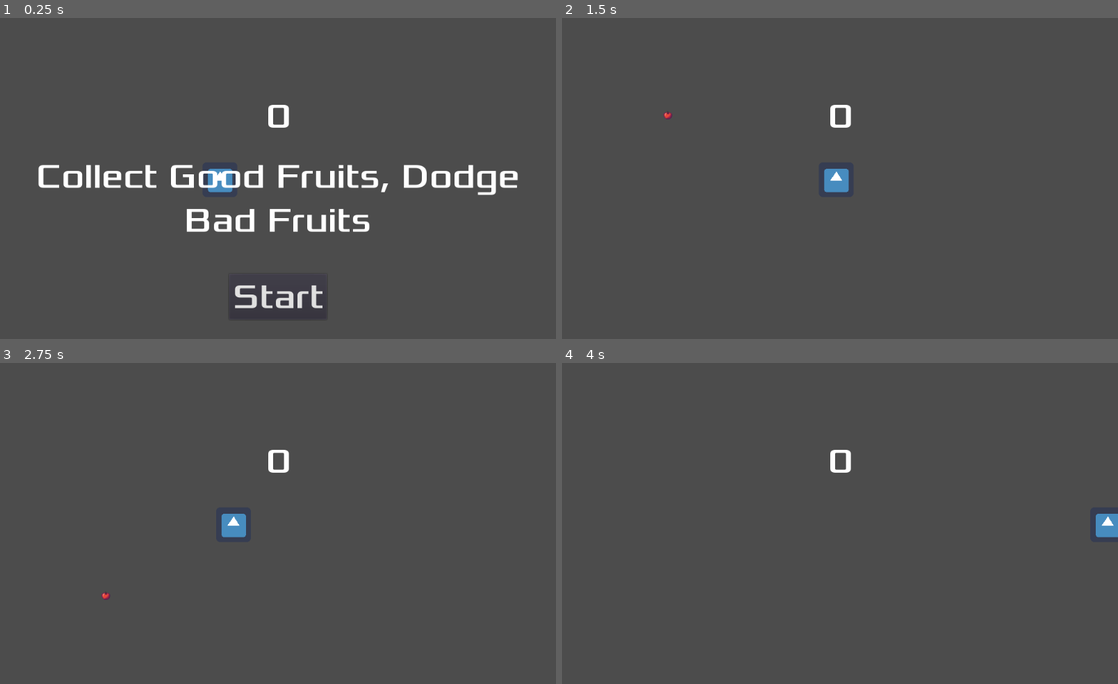
Above: before the commit, frames 1-4 (two rows, left to right).
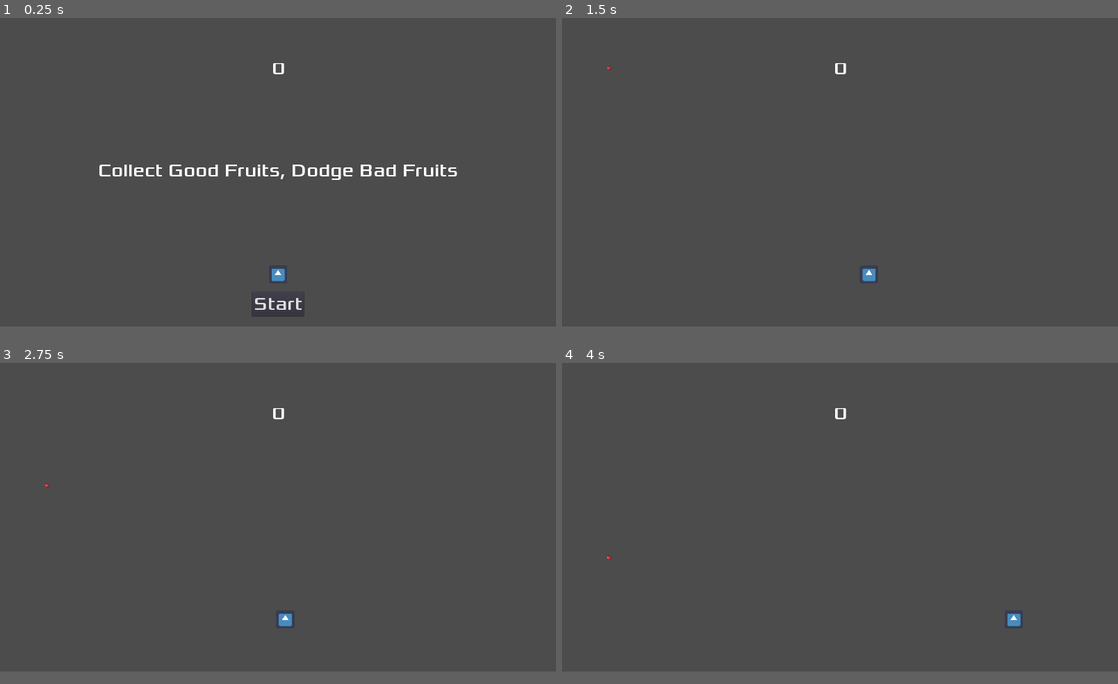
Above: after the commit, the same moments.

Repository: ColinKYuen/BQ-Game-Jam
Game: Godot game, scene res://Scenes/Main.tscn
Two runs of this game, one before a commit and one after it. Both use one fixed random seed, a clock stepped at 60 frames per second and the inputs below. The engine's default icon, where the game draws it, is replaced by a stand-in: a white triangle on a blue panel in a dark square.
Inputs:
- Up to frame 1 (0.25 s): no input
- Up to frame 2 (1.5 s): click "Start" at 0.5 s; tap Enter at 1.25 s; hold D (move_right) from 1.28 s (still down)
- Up to frame 3 (2.75 s): release D (move_right) at 2.03 s; hold Left (move_left) from 2.03 s (still down)
- Up to frame 4 (4 s): release Left (move_left) at 2.78 s; hold D (move_right) from 2.78 s (still down)
The window is 800x468 before the commit and 800x450 after it. Grey fills any space a smaller window leaves; there, only what the larger window draws over its background counts as a difference.

The runs differ from the first frame. In frame 1, 5.1% of the frame differs, in the area x 6-94%, y 14-91%; in frame 2, 0.7%; in frame 3, 0.7%; in frame 4, 0.6%.

Commit message:
Increased window size and allow 2d scaling

Diff:
--- a/Scenes/Main.tscn
+++ b/Scenes/Main.tscn
@@ -8,7 +8,7 @@
 script = ExtResource( 2 )
 
 [node name="Player" parent="." instance=ExtResource( 1 )]
-position = Vector2( 405, 306 )
+position = Vector2( 960, 900 )
 
 [node name="HUD" parent="." instance=ExtResource( 3 )]
 
--- a/project.godot
+++ b/project.godot
@@ -14,18 +14,32 @@
 run/main_scene="res://Scenes/Main.tscn"
 config/icon="res://icon.png"
 
+[display]
+
+window/size/width=1920
+window/size/height=1080
+window/vsync/use_vsync=false
+window/stretch/mode="2d"
+window/stretch/aspect="keep"
+
 [input]
 
 move_left={
 "deadzone": 0.5,
 "events": [ Object(InputEventKey,"resource_local_to_scene":false,"resource_name":"","device":0,"alt":false,"shift":false,"control":false,"meta":false,"command":false,"pressed":false,"scancode":0,"physical_scancode":16777231,"unicode":0,"echo":false,"script":null)
 , Object(InputEventKey,"resource_local_to_scene":false,"resource_name":"","device":0,"alt":false,"shift":false,"control":false,"meta":false,"command":false,"pressed":false,"scancode":0,"physical_scancode":65,"unicode":0,"echo":false,"script":null)
+, Object(InputEventJoypadMotion,"resource_local_to_scene":false,"resource_name":"","device":0,"axis":0,"axis_value":-1.0,"script":null)
+, Object(InputEventJoypadButton,"resource_local_to_scene":false,"resource_name":"","device":0,"button_index":14,"pressure":0.0,"pressed":false,"script":null)
+, Object(InputEventJoypadMotion,"resource_local_to_scene":false,"resource_name":"","device":0,"axis":2,"axis_value":-1.0,"script":null)
  ]
 }
 move_right={
 "deadzone": 0.5,
 "events": [ Object(InputEventKey,"resource_local_to_scene":false,"resource_name":"","device":0,"alt":false,"shift":false,"control":false,"meta":false,"command":false,"pressed":false,"scancode":0,"physical_scancode":68,"unicode":0,"echo":false,"script":null)
 , Object(InputEventKey,"resource_local_to_scene":false,"resource_name":"","device":0,"alt":false,"shift":false,"control":false,"meta":false,"command":false,"pressed":false,"scancode":0,"physical_scancode":16777233,"unicode":0,"echo":false,"script":null)
+, Object(InputEventJoypadMotion,"resource_local_to_scene":false,"resource_name":"","device":0,"axis":0,"axis_value":1.0,"script":null)
+, Object(InputEventJoypadButton,"resource_local_to_scene":false,"resource_name":"","device":0,"button_index":15,"pressure":0.0,"pressed":false,"script":null)
+, Object(InputEventJoypadMotion,"resource_local_to_scene":false,"resource_name":"","device":0,"axis":2,"axis_value":1.0,"script":null)
  ]
 }
 
@@ -36,6 +50,8 @@
 [rendering]
 
 quality/driver/driver_name="GLES2"
+quality/intended_usage/framebuffer_allocation=0
+quality/intended_usage/framebuffer_allocation.mobile=0
 vram_compression/import_etc=true
 vram_compression/import_etc2=false
 environment/default_environment="res://default_env.tres"
